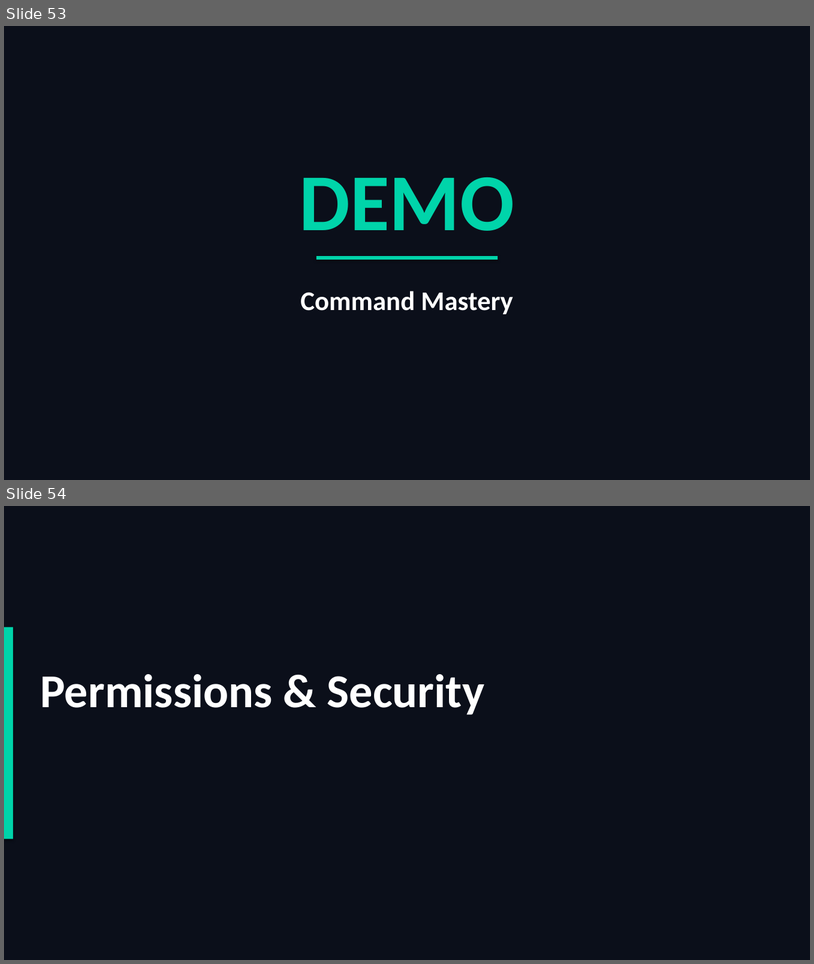
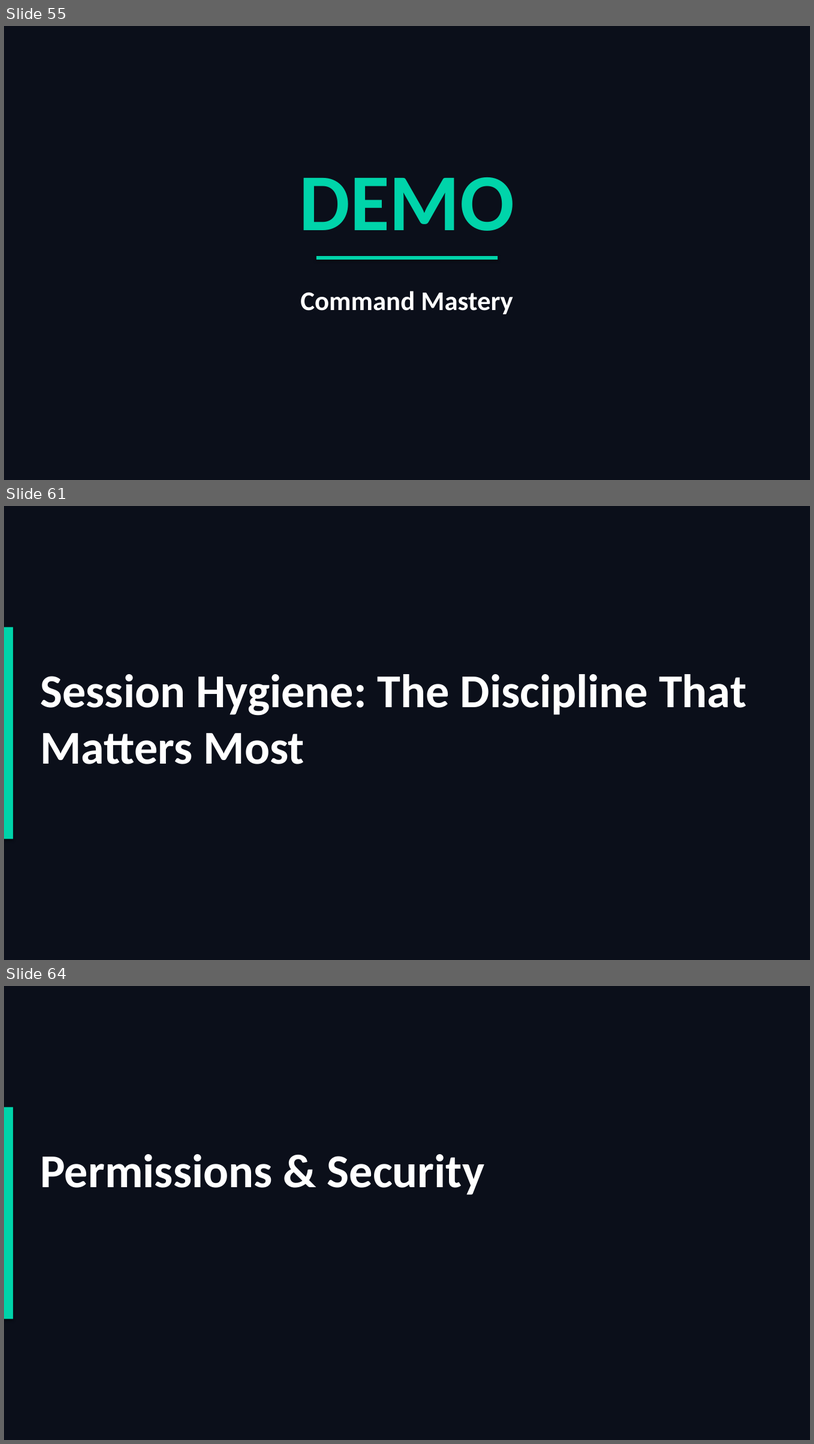
Before and after one commit to scottrhay/AIA-ClaudeCopilot, a slide deck: slides/Day2_Claude_Code_Fundamentals.pptx. Shown one above the other, each under a label of ours: slides 53 and 54 before the commit, slides 55, 61 and 64 after it; the slides between them are not shown. The pictures are 814x964 and 814x1444 pixels, drawn with LibreOffice and Linux fonts; fonts in the diff are those of the drawing. Boxes give left, top, right and bottom in pixels: in the first picture for what was removed or moved away, otherwise in the second. Text is boxed around its words. In the diff, an @@ line names an element or a change of style, - is before the commit and + after.

```diff
--- a/slides/Day2_Claude_Code_Fundamentals.pptx
+++ b/slides/Day2_Claude_Code_Fundamentals.pptx
@@ slide 61 added at <box>4,506,810,960</box>, background #0B0F1A @@
@@ rectangle added at <box>4,627,13,839</box>, fill #00D4AA @@
@@ text added at <box>40,674,747,764</box>, 56 pt, text #FFFFFF, bold @@
+Session Hygiene: The Discipline That Matters Most
@@ what was slide 53 is now slide 55 @@
@@ what was slide 54 is now slide 64 @@
```
Also in this commit, not shown: 11 other slides added, 1 other file.
